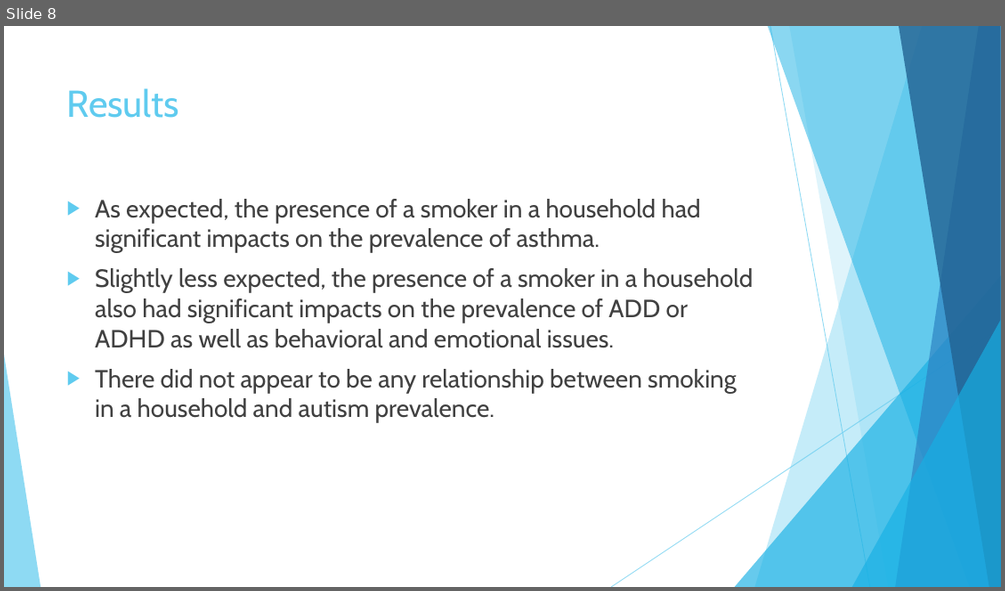
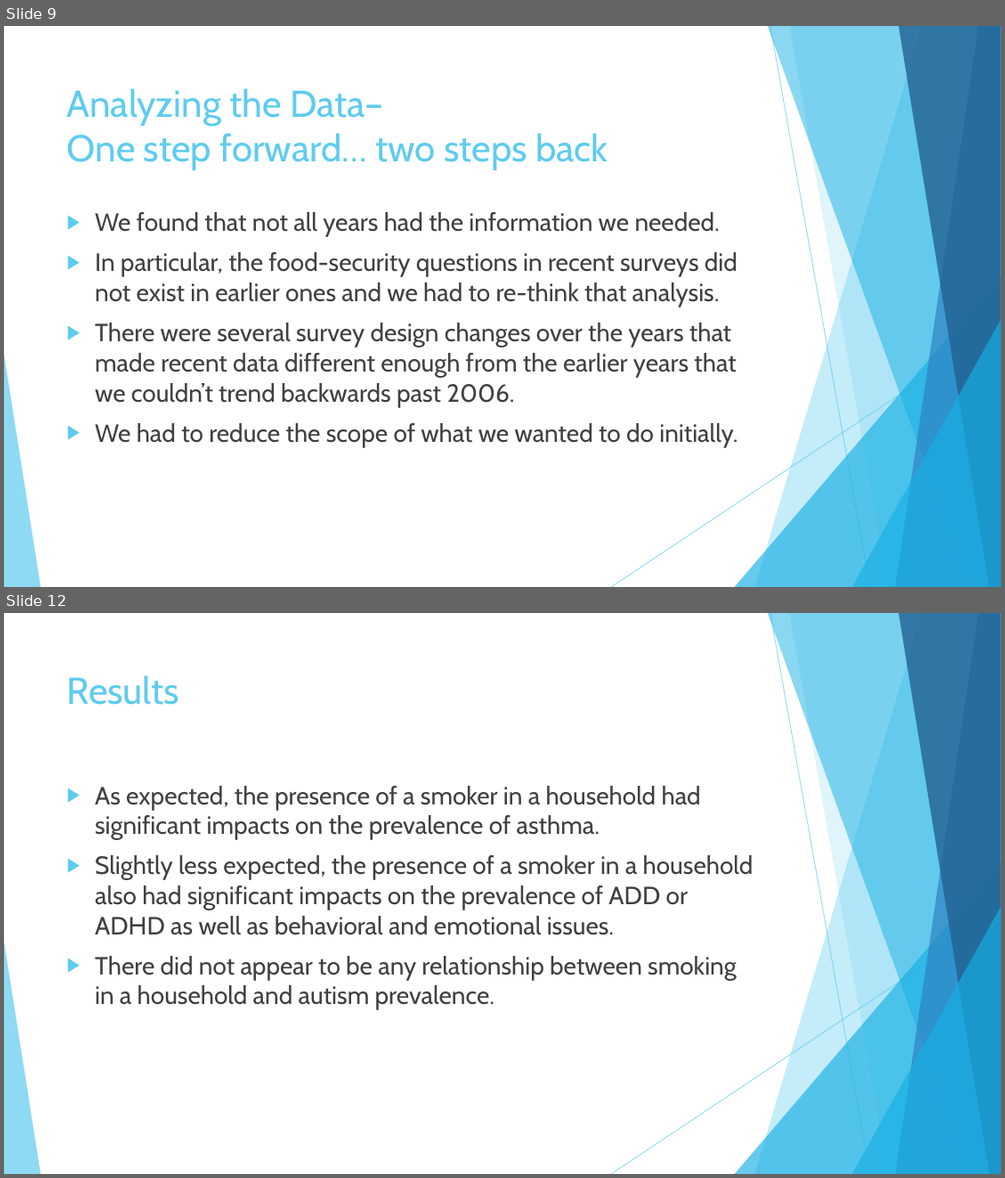
Before and after one commit to kmorehead33/healthcare_project, a slide deck: Presentation.pptx. Shown one above the other, each under a label of ours: slide 8 before the commit, slides 9 and 12 after it; the slides between them are not shown. The pictures are 1005x591 and 1005x1178 pixels, drawn with LibreOffice and Linux fonts; fonts in the diff are those of the drawing. Boxes give left, top, right and bottom in pixels: in the first picture for what was removed or moved away, otherwise in the second. Text is boxed around its words. In the diff, an @@ line names an element or a change of style, - is before the commit and + after.

Commit message:
Added slides to demonstrate how we obtained and read data in

```diff
--- a/Presentation.pptx
+++ b/Presentation.pptx
@@ slide 9 added at (x1=4, y1=26, x2=1001, y2=587), background #FFFFFF; not listed: 10 template elements that a slide beside it also shows @@
@@ title added at (x1=67, y1=88, x2=607, y2=170), 36 pt, text #5FCBEF @@
+Analyzing the Data–
+One step forward… two steps back
@@ text added at (x1=95, y1=212, x2=737, y2=447), 24 pt, text #404040 @@
+▶ We found that not all years had the information we needed.
+▶ In particular, the food-security questions in recent surveys did not exist in earlier ones and we had to re-think that analysis.
+▶ There were several survey design changes over the years that made recent data different enough from the earlier years that we couldn’t trend backwards past 2006.
+▶ We had to reduce the scope of what we wanted to do initially.
@@ what was slide 8 is now slide 12 @@
```
Also in this commit, not shown: 4 slides changed, 3 other slides added.
